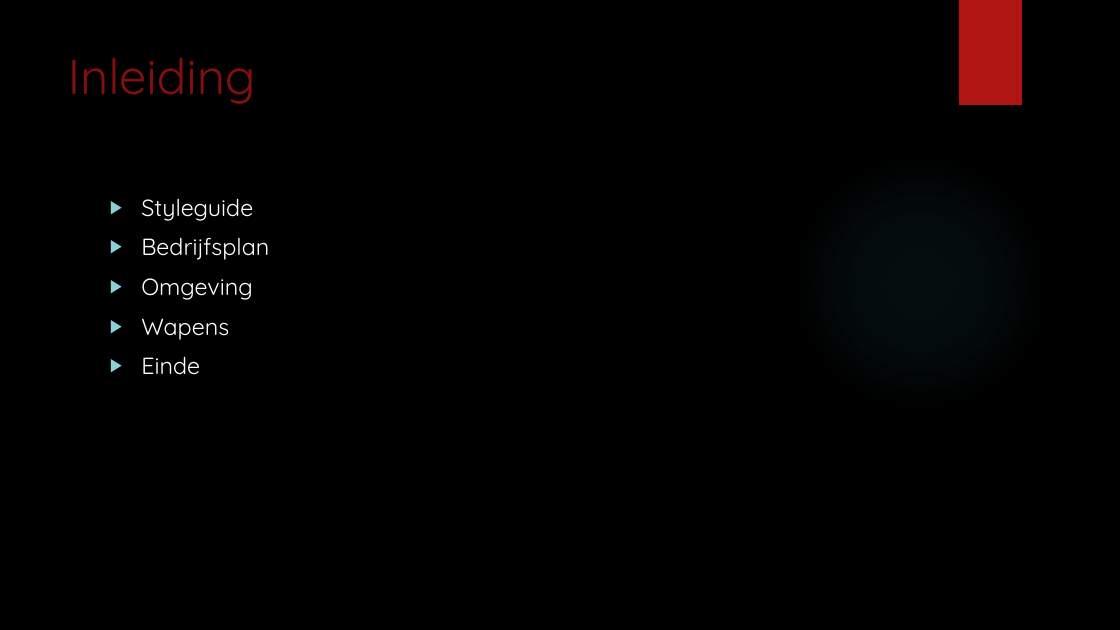
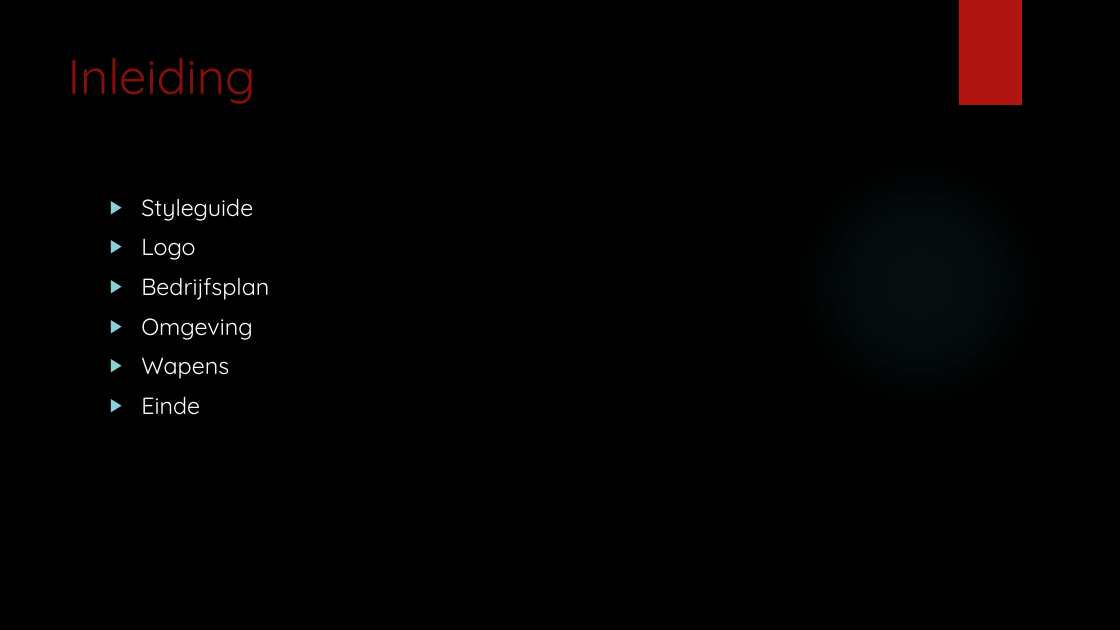
Before and after one commit to ThomasVlekkeDeltion/School-project-periode-2, a slide deck: slide 2 of Source/INFINITY-Presentatie.pptx. Drawn at 1120x630 pixels with LibreOffice and Linux fonts; fonts in the diff are those of the drawing; background and template pictures are left out. Boxes give left, top, right and bottom in pixels: in the first picture for what was removed or moved away, otherwise in the second. Text is boxed around its words. In the diff, an @@ line names an element or a change of style, - is before the commit and + after.

Commit message:
idk

```diff
--- a/Source/INFINITY-Presentatie.pptx
+++ b/Source/INFINITY-Presentatie.pptx
@@ text at (141, 238, 195, 260): paragraph added @@
+▶ Logo
```
Also in this commit, not shown: 1 slide added.
